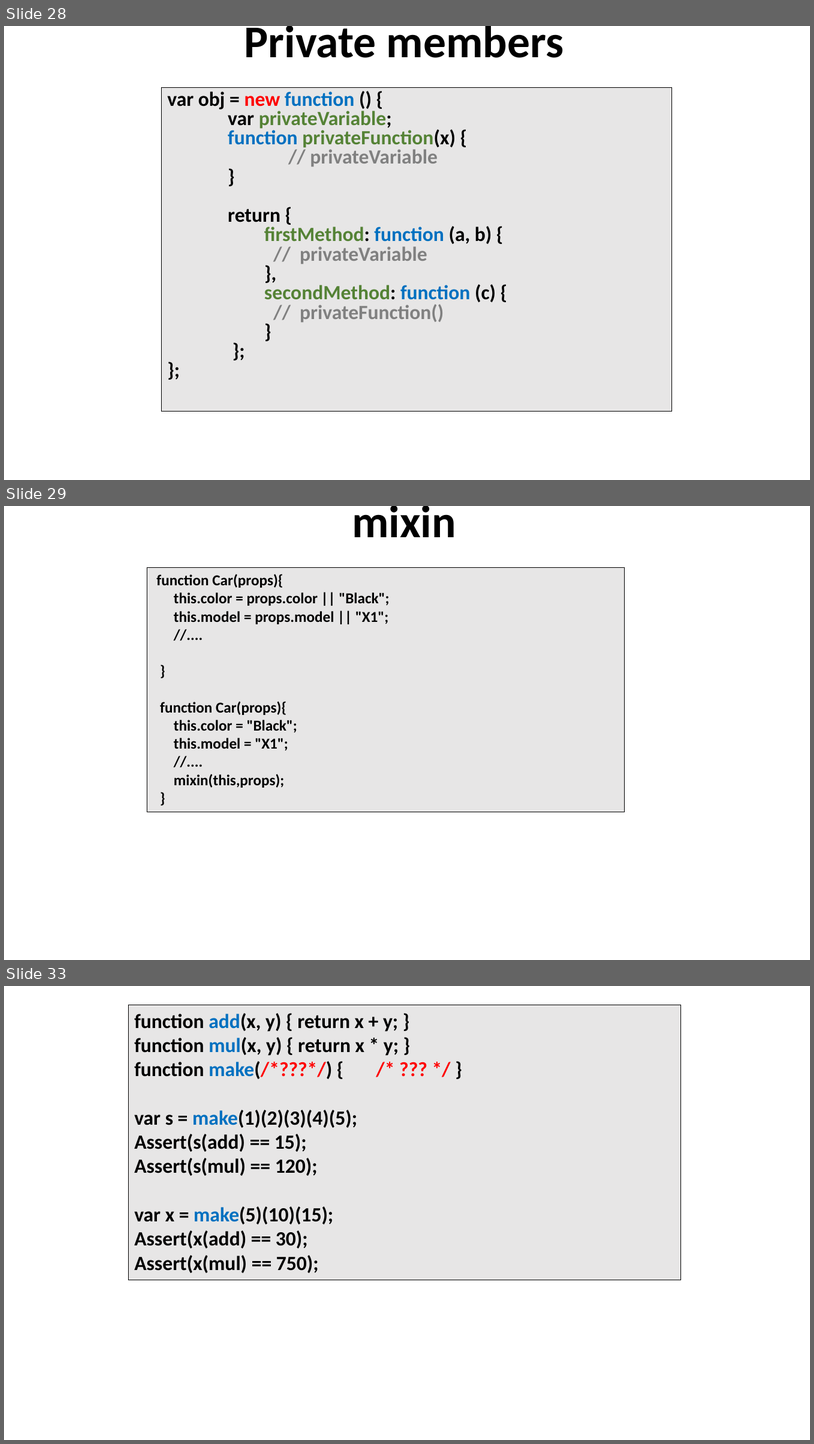
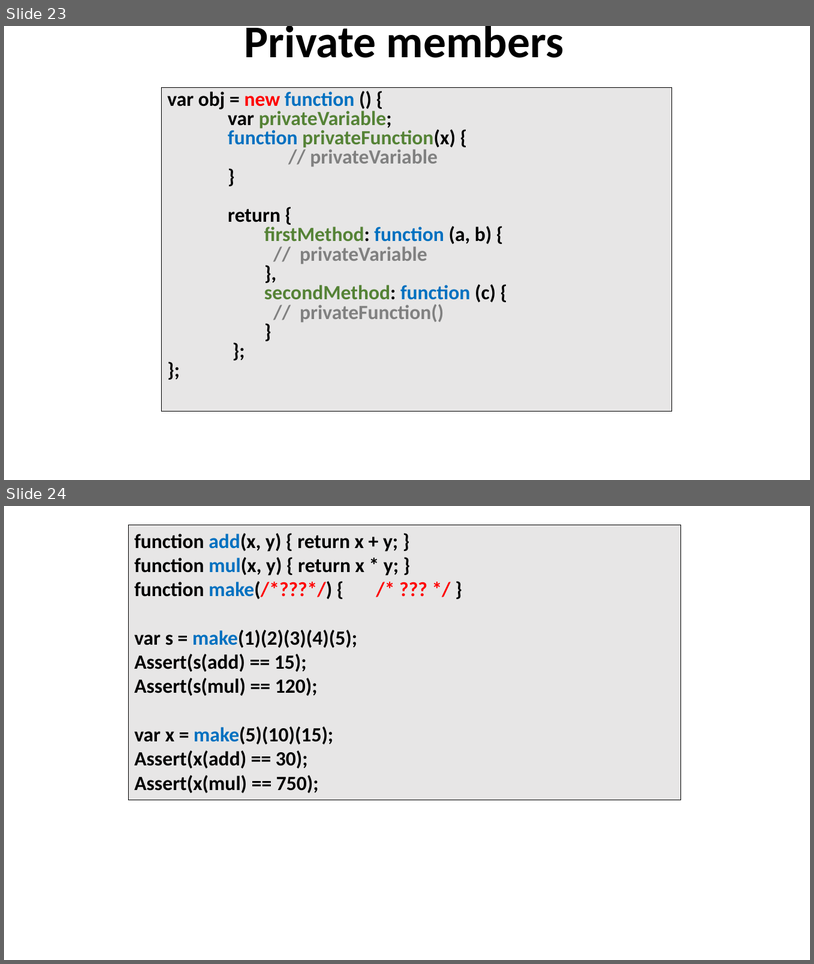
Before and after one commit to dzmitry-varabei/front-end-course, a slide deck: lecture-4-functions/lecture4-functions.pptx. Shown one above the other, each under a label of ours: slides 28, 29 and 33 before the commit, slides 23 and 24 after it; the slides between them are not shown. The pictures are 814x1444 and 814x964 pixels, drawn with LibreOffice and Linux fonts; fonts in the diff are those of the drawing. Boxes give left, top, right and bottom in pixels: in the first picture for what was removed or moved away, otherwise in the second. Text is boxed around its words. In the diff, an @@ line names an element or a change of style, - is before the commit and + after.

```diff
--- a/lecture-4-functions/lecture4-functions.pptx
+++ b/lecture-4-functions/lecture4-functions.pptx
@@ slide 29 removed at bbox=[4, 506, 810, 960], background #FFFFFF @@
@@ title removed at bbox=[352, 506, 456, 537] @@
-mixin
@@ rectangle removed at bbox=[147, 568, 624, 812] @@
-function Car(props){
-this.color = props.color || "Black";
-this.model = props.model || "X1";
-//....
-}
-function Car(props){
-this.color = "Black";
-this.model = "X1";
-//....
-mixin(this,props);
-}
@@ what was slide 28 is now slide 23 @@
@@ what was slide 33 is now slide 24 @@
```
Also in this commit, not shown: 10 other slides removed, 2 other files.
